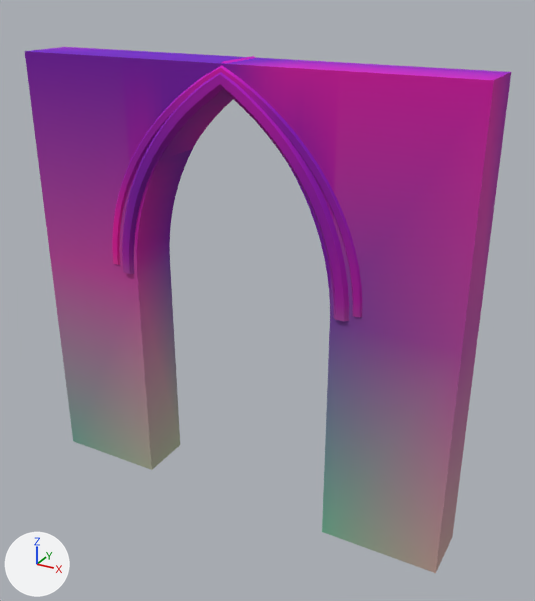
Before and after pictures for a commit that changed the glTF model assets/kit/portal_4m.glb.
Both versions are drawn from a camera (50 mm lens) standing at (3.07, -5.13, 4.6) and looking at (0.22, 0.06, 2.0). Lighting does not change. The marker at lower left points along +X, +Y and +Z. The picture after the commit comes second. Vertices at exactly the same position are counted once.

Names of what the first picture shows: 'archivolt0', 'archivolt1', 'portal_wall'.
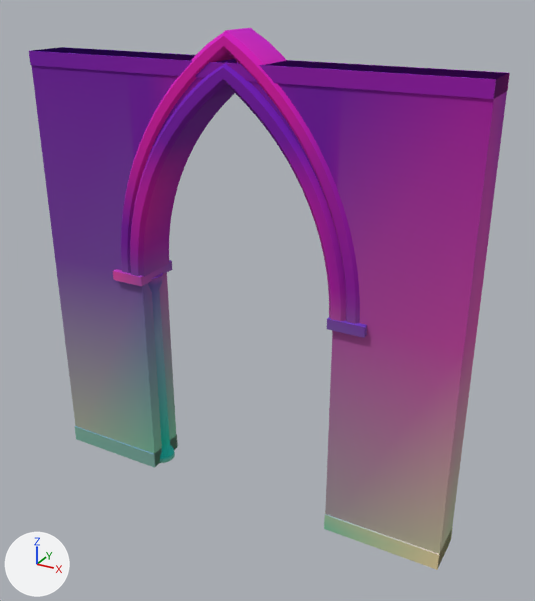
The change in detail:
me_portal_wall is used by ob_portal_wall; location (0.0, 0.0, 0.0).
me_portal_wall had 148 vertices, 292 faces and spanned x -2.0..2.0, y -0.25..0.25, z 0.0..4.0.
me_portal_wall now has 148 vertices, 292 faces and spans x -2.0..2.0, y -0.19..0.19, z 0.0..4.0.
me_portal_wall part 1: the whole mesh is scaled about its middle by (1, 0.76, 1).
me_portal_wall part 2: 121 faces centred in x -1.65..1.3, y -0.25..0.25, z 1.4..4.0 are repainted in the vertex colours; the middle colour goes from purple #8600cd to purple #a800cd.
me_portal_wall part 3: 160 faces centred in x -2.0..2.0, y -0.25..0.25, z 0.0..4.0 are repainted in the vertex colours; the middle colour goes from pink #c800ca to purple #9100ca.
me_archivolt0 is used by ob_archivolt0; location (0.0, 0.0, 0.0).
me_archivolt0 had 264 vertices, 524 faces and spanned x -1.12..1.12, y -0.28..0.28, z 2.14..3.97.
me_archivolt0 now has 264 vertices, 524 faces and spans x -1.07..1.07, y -0.23..0.23, z 2.1..4.01.
me_archivolt0 part 4: the whole mesh is scaled about its middle by (0.95, 0.818, 1.04).
me_archivolt0 part 5: 164 faces centred in x -1.11..1.09, y -0.28..0.28, z 2.23..3.94 are repainted in the vertex colours; the middle colour goes from purple #9400d6 to purple #9700d5.
me_archivolt0 part 6: 178 faces centred in x -1.09..1.12, y -0.28..0.28, z 2.14..3.29 are repainted in the vertex colours; the middle colour goes from purple #8e00bb to pink #b300bb.
me_archivolt0 part 7: 149 faces centred in x -1.12..1.09, y -0.28..0.28, z 2.14..3.92 are repainted in the vertex colours; the middle colour goes from pink #bf00c2 to purple #8600c2.
me_archivolt1 is used by ob_archivolt1; location (0.0, 0.0, 0.0).
me_archivolt1 had 264 vertices, 524 faces and spanned x -1.24..1.24, y -0.26..0.26, z 2.19..4.01.
me_archivolt1 now has 264 vertices, 524 faces and spans x -1.19..1.19, y -0.22..0.22, z 2.1..4.23.
me_archivolt1 part 8: 264 of 264 vertices moved; they spanned x -1.24..1.24, y -0.26..0.26, z 2.19..4.01 and now span x -1.19..1.19, y -0.22..0.22, z 2.1..4.23; mean shift (0.0, 0.0, 0.07).
me_archivolt1 part 9: 223 faces centred in x -1.12..1.23, y -0.26..0.26, z 2.42..3.93 are repainted in the vertex colours; the middle colour goes from pink #b700c1 to pink #ed00c1.
me_archivolt1 part 10: 169 faces centred in x -1.24..1.24, y -0.26..0.26, z 2.19..3.15 are repainted in the vertex colours; the middle colour goes from pink #d300be to purple #a200be.
me_archivolt1 part 11: 132 faces centred in x -1.08..1.15, y -0.26..0.25, z 2.76..3.98 are repainted in the vertex colours; the middle colour goes from purple #b500e5 to pink #eb00e2.
Mesh me_portal_trim is new.
It consists of a box spanning x -2.0..-0.95, y -0.2..0.2, z 0.0..0.16; a box spanning x 0.95..2.0, y -0.2..0.2, z 0.0..0.16; a box spanning x -2.0..2.0, y -0.2..0.2, z 3.88..4.0; a box spanning x -1.24..-0.92, y -0.24..0.24, z 2.02..2.11; a box spanning x 0.92..1.24, y -0.24..0.24, z 2.02..2.11.
It uses material mat_m_stone_trim.
Object 'colonnette' (ob_colonnette) moves from (-1.15, 0.0, 0.0) to (-1.0, 0.0, 0.0).
Object 'portal_trim' (ob_portal_trim) is new; it shows me_portal_trim.
Its location is (0.0, 0.0, 0.0).

Where the change shows, as pixel boxes [x1, y1, x2, y2] in the pictures (535 x 601 px; the box of a moved part takes in the faces that stretch with it):
'portal_wall', recoloured, rescaled
    before: [25, 47, 511, 573]
    after: [31, 47, 509, 567]
'archivolt0', recoloured, rescaled
    before: [122, 72, 349, 321]
    after: [130, 60, 346, 321]
'portal_trim', added
    after: [29, 47, 510, 570]
'archivolt1', reshaped, recoloured (13% taller)
    before: [112, 56, 362, 317]
    after: [121, 28, 360, 324]
'colonnette', moved (not visible before)
    after: [148, 273, 175, 463]
part 1 of me_portal_wall, moved or reshaped
    before: [25, 47, 511, 573]
    after: [31, 47, 509, 567]
part 2 of me_portal_wall, recoloured
    before: [32, 47, 462, 531]
    after: [32, 47, 463, 517]
part 3 of me_portal_wall, recoloured
    before: [25, 51, 511, 573]
    after: [31, 60, 509, 567]
part 4 of me_archivolt0, moved or reshaped
    before: [122, 72, 349, 321]
    after: [130, 60, 346, 321]
part 5 of me_archivolt0, recoloured
    before: [125, 90, 346, 273]
    after: [133, 60, 342, 261]
part 6 of me_archivolt0, recoloured
    before: [122, 146, 349, 321]
    after: [130, 144, 346, 321]
part 7 of me_archivolt0, recoloured
    before: [122, 72, 349, 306]
    after: [130, 62, 346, 306]
part 8 of me_archivolt1, moved or reshaped
    before: [112, 56, 362, 317]
    after: [121, 28, 360, 324]
part 9 of me_archivolt1, recoloured
    before: [118, 68, 357, 269]
    after: [126, 36, 356, 268]
part 10 of me_archivolt1, recoloured
    before: [112, 196, 362, 317]
    after: [121, 194, 360, 324]
part 11 of me_archivolt1, recoloured
    before: [122, 56, 355, 252]
    after: [129, 28, 348, 224]
